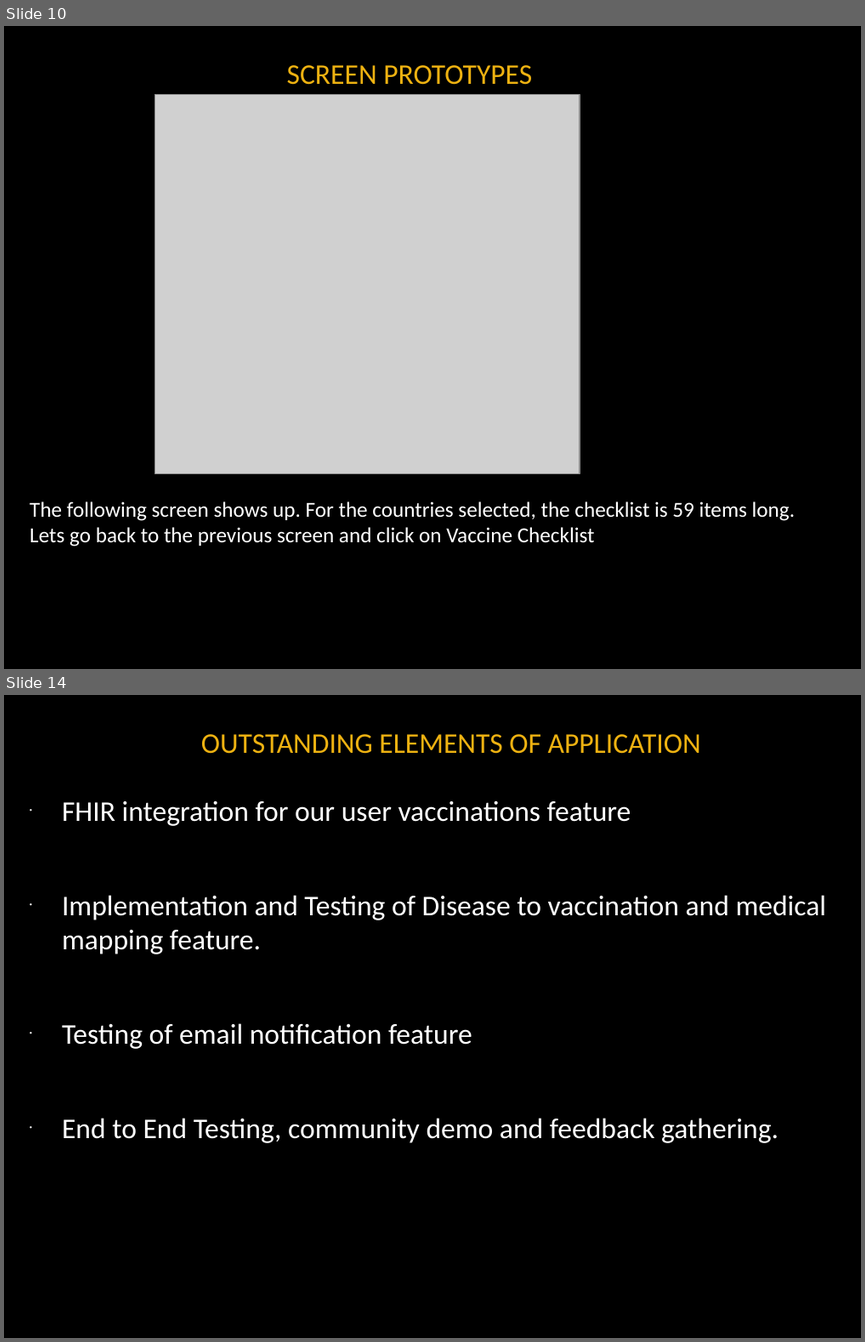
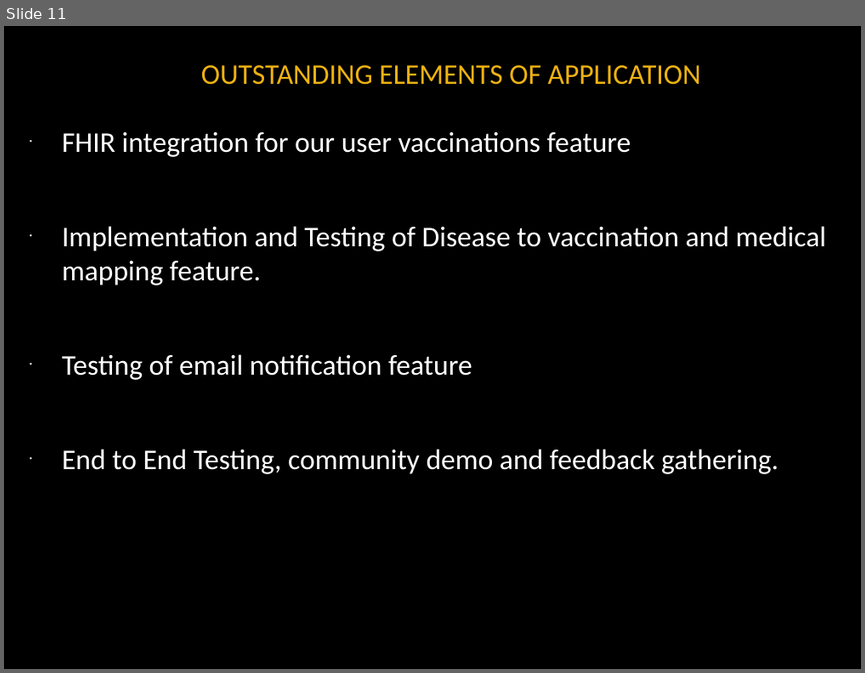
Before and after one commit to noanadler/RockStars, a slide deck: Deliverable3/Presentation/Rock_Stars_Presentation.pptx. Shown one above the other, each under a label of ours: slides 10 and 14 before the commit, slide 11 after it; the slides between them are not shown. The pictures are 865x1342 and 865x673 pixels, drawn with LibreOffice and Linux fonts; fonts in the diff are those of the drawing; grey boxes stand for pictures; background and template pictures are left out. Boxes give left, top, right and bottom in pixels: in the first picture for what was removed or moved away, otherwise in the second. Text is boxed around its words. In the diff, an @@ line names an element or a change of style, - is before the commit and + after.

```diff
--- a/Deliverable3/Presentation/Rock_Stars_Presentation.pptx
+++ b/Deliverable3/Presentation/Rock_Stars_Presentation.pptx
@@ slide 10 removed at (4, 26, 861, 669), background #000000 @@
@@ title removed at (287, 65, 532, 85) @@
-SCREEN PROTOTYPES
@@ picture removed at (154, 95, 579, 473) @@
@@ text removed at (30, 501, 794, 546) @@
-The following screen shows up. For the countries selected, the checklist is 59 items long. Lets go back to the previous screen and click on Vaccine Checklist
@@ what was slide 14 is now slide 11 @@
```
Also in this commit, not shown: 8 slides changed, 1 slide added, 3 other slides removed.
